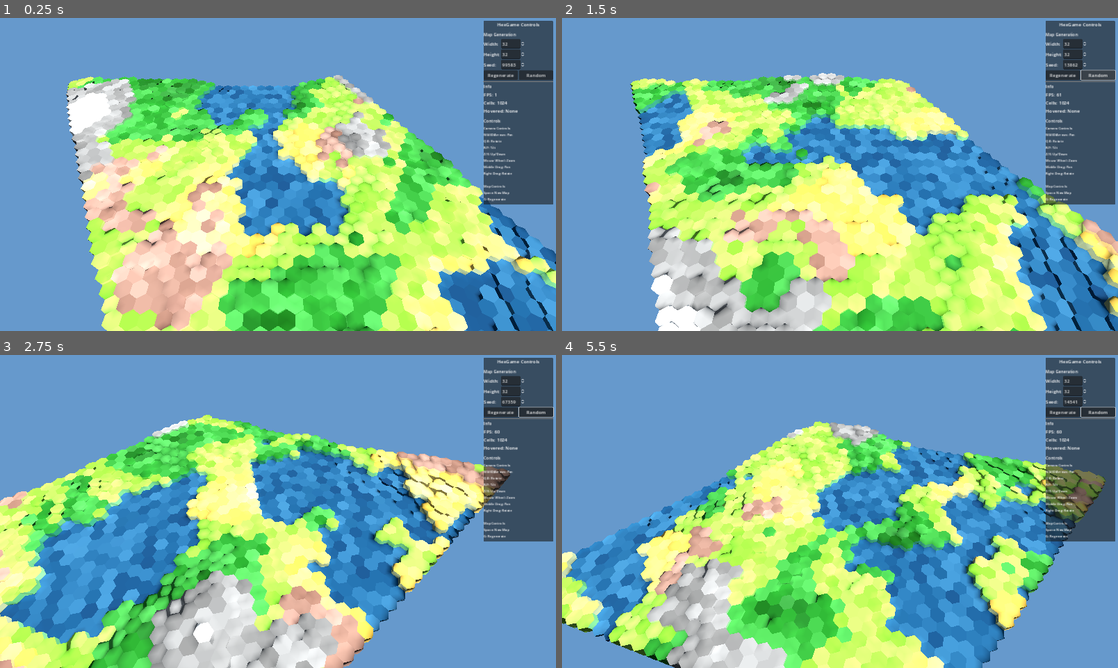
Above: before the commit, frames 1-4 (two rows, left to right).
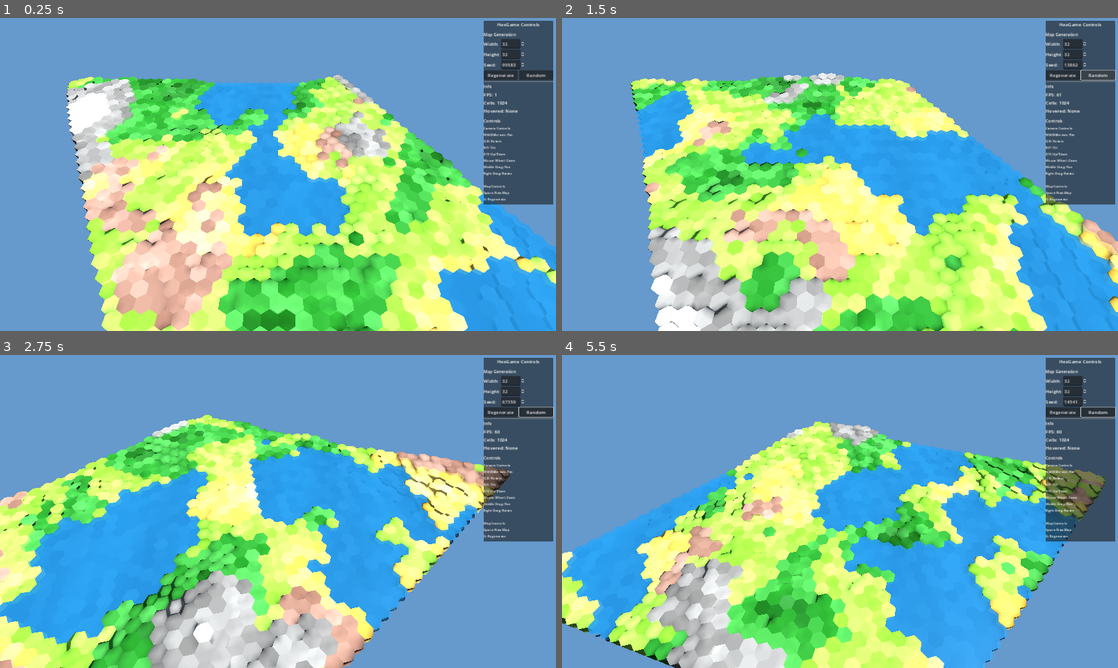
Above: after the commit, the same moments.

Repository: bobum/hexgame
Game: Godot game, scene res://scenes/main.tscn
Same seed, same stepped clock (60 frames per second), same inputs: the game is played once before the commit and once after it.
Inputs (mouse positions are in pixels of both pictures, inside the frame that each line leads up to):
- Up to frame 1 (0.25 s): no input
- Up to frame 2 (1.5 s): click "Regenerate" at 0.5 s; click "Random" at 1.25 s
- Up to frame 3 (2.75 s): tap Enter at 2 s; move the mouse to (400, 495) at 2.02 s; hold D from 2.03 s (still down); hold Q from 2.03 s (still down); click (400, 495) at 2.17 s; tap Space at 2.27 s
- Up to frame 4 (5.5 s): release D at 2.75 s; release Q at 2.75 s; drag from (728, 527) to (812, 574) at 2.77 s; tap Space at 3.5, 5.27 s; move the mouse to (895, 442) at 3.52 s; hold D 3.53-4.25 s; hold R 3.53-4.25 s; drag from (812, 574) to (673, 464) at 4.27 s; move the mouse to (1006, 558) at 5.02 s; hold A from 5.03 s (still down); hold Z from 5.03 s (still down)

The runs differ from the first frame. In frame 1, 11% of the frame differs, in the area x 34-100%, y 20-100%; in frame 2, 14%; in frame 3, 19%, in the area x 0-86%, y 26-93%; in frame 4, 17%.

Commit message:
Add water rendering system with wave animation
- Create WaterRenderer for underwater cells (elevation < 0)
- Implement shader-based wave animation with vertex displacement
- Add deep/shallow color gradient based on depth
- Water has 85% opacity transparency
- Animation updates in _process loop

Co-Authored-By: Claude Opus 4.5 <noreply@anthropic.com>

Diff:
--- a/godot/src/main.gd
+++ b/godot/src/main.gd
@@ -8,6 +8,8 @@
 var grid: HexGrid
 var map_generator: MapGenerator
 var mesh_instance: MeshInstance3D
+var water_instance: MeshInstance3D
+var water_material: ShaderMaterial
 var current_seed: int = 0
 var game_ui: GameUI
 
@@ -84,8 +86,34 @@
 	hex_grid_node.add_child(mesh_instance)
 	print("Terrain mesh added to scene")
 
+	# Build water
+	_build_water()
+
 	# Center camera on map
 	_center_camera()
+
+
+func _build_water() -> void:
+	var water_mesh = WaterRenderer.build_water_mesh(grid)
+	if water_mesh == null:
+		return
+
+	water_instance = MeshInstance3D.new()
+	water_instance.mesh = water_mesh
+
+	# Create animated water material
+	water_material = WaterRenderer.create_water_material()
+	water_instance.material_override = water_material
+
+	hex_grid_node.add_child(water_instance)
+	print("Water mesh added to scene")
+
+
+func _process(delta: float) -> void:
+	# Update water animation
+	if water_material:
+		var current_time = water_material.get_shader_parameter("time")
+		water_material.set_shader_parameter("time", current_time + delta)
 
 
 func _center_camera() -> void:
@@ -114,10 +142,14 @@
 
 
 func _regenerate_map() -> void:
-	# Remove old mesh
+	# Remove old meshes
 	if mesh_instance:
 		mesh_instance.queue_free()
 		mesh_instance = null
+	if water_instance:
+		water_instance.queue_free()
+		water_instance = null
+		water_material = null
 
 	# Regenerate
 	map_generator.generate(grid, current_seed)
@@ -136,10 +168,14 @@
 	map_height = height
 	current_seed = seed_val
 
-	# Remove old mesh
+	# Remove old meshes
 	if mesh_instance:
 		mesh_instance.queue_free()
 		mesh_instance = null
+	if water_instance:
+		water_instance.queue_free()
+		water_instance = null
+		water_material = null
 
 	# Reinitialize grid with new size
 	grid = HexGrid.new(map_width, map_height)
--- /dev/null
+++ b/godot/src/rendering/water_renderer.gd
@@ -0,0 +1,108 @@
+class_name WaterRenderer
+extends RefCounted
+## Renders water surface for underwater cells
+## Matches web/src/rendering/WaterRenderer.ts
+
+const WATER_LEVEL: float = -0.05  # Slightly below terrain to avoid z-fighting
+const DEEP_COLOR: Color = Color(0.102, 0.298, 0.431)  # 0x1a4c6e
+const SHALLOW_COLOR: Color = Color(0.176, 0.545, 0.788)  # 0x2d8bc9
+
+
+## Build water mesh for all underwater cells
+static func build_water_mesh(grid: HexGrid) -> ArrayMesh:
+	var st = SurfaceTool.new()
+	st.begin(Mesh.PRIMITIVE_TRIANGLES)
+
+	var corners = HexMetrics.get_corners()
+	var water_cell_count = 0
+
+	for cell in grid.get_all_cells():
+		if cell.elevation < 0:
+			water_cell_count += 1
+			var center = cell.get_world_position()
+			# Place water at fixed Y level (sea level)
+			center.y = WATER_LEVEL
+
+			# Color based on depth
+			var depth_factor = clampf(float(-cell.elevation) / 3.0, 0.0, 1.0)
+			var color = SHALLOW_COLOR.lerp(DEEP_COLOR, depth_factor)
+
+			# Build hexagonal water surface
+			for i in range(6):
+				var c1 = corners[i]
+				var c2 = corners[(i + 1) % 6]
+
+				var v1 = center
+				var v2 = Vector3(center.x + c1.x, center.y, center.z + c1.z)
+				var v3 = Vector3(center.x + c2.x, center.y, center.z + c2.z)
+
+				# Add triangle with normal pointing up
+				st.set_normal(Vector3.UP)
+				st.set_color(color)
+				st.add_vertex(v1)
+				st.set_color(color)
+				st.add_vertex(v2)
+				st.set_color(color)
+				st.add_vertex(v3)
+
+	if water_cell_count == 0:
+		return null
+
+	print("Built water mesh: %d cells" % water_cell_count)
+	return st.commit()
+
+
+## Create water material with transparency and optional animation
+static func create_water_material() -> ShaderMaterial:
+	var shader = Shader.new()
+	shader.code = """
+shader_type spatial;
+render_mode blend_mix, depth_draw_opaque, cull_disabled;
+
+uniform float time = 0.0;
+uniform float wave_amplitude = 0.03;
+uniform float wave_frequency = 2.0;
+uniform float alpha = 0.85;
+
+void vertex() {
+	// Subtle wave animation
+	VERTEX.y += sin(VERTEX.x * wave_frequency + time) * wave_amplitude;
+	VERTEX.y += sin(VERTEX.z * wave_frequency * 0.8 + time * 0.8) * wave_amplitude;
+}
+
+void fragment() {
+	// Use vertex color for base
+	ALBEDO = COLOR.rgb;
+
+	// Add subtle color variation based on position
+	float variation = sin(VERTEX.x * 0.5 + time * 0.5) * 0.1;
+	ALBEDO = mix(ALBEDO, ALBEDO * 1.2, variation);
+
+	// Transparency
+	ALPHA = alpha;
+
+	// Slight roughness for water look
+	ROUGHNESS = 0.3;
+	METALLIC = 0.0;
+}
+"""
+
+	var material = ShaderMaterial.new()
+	material.shader = shader
+	material.set_shader_parameter("time", 0.0)
+	material.set_shader_parameter("wave_amplitude", 0.03)
+	material.set_shader_parameter("wave_frequency", 2.0)
+	material.set_shader_parameter("alpha", 0.85)
+
+	return material
+
+
+## Create simple water material without shader (fallback)
+static func create_simple_water_material() -> StandardMaterial3D:
+	var material = StandardMaterial3D.new()
+	material.vertex_color_use_as_albedo = true
+	material.transparency = BaseMaterial3D.TRANSPARENCY_ALPHA
+	material.albedo_color = Color(SHALLOW_COLOR.r, SHALLOW_COLOR.g, SHALLOW_COLOR.b, 0.85)
+	material.cull_mode = BaseMaterial3D.CULL_DISABLED
+	material.shading_mode = BaseMaterial3D.SHADING_MODE_PER_VERTEX
+	return material
